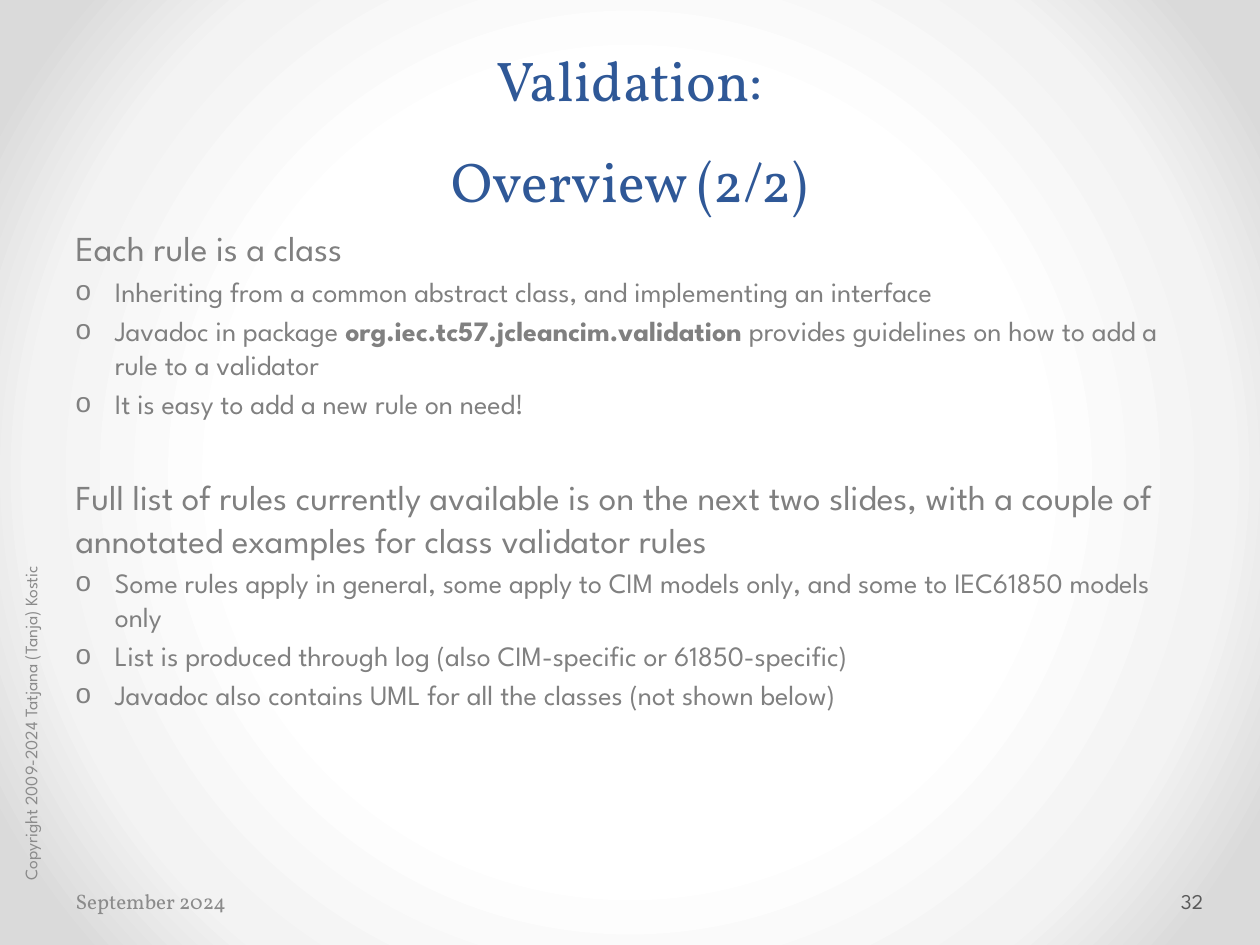
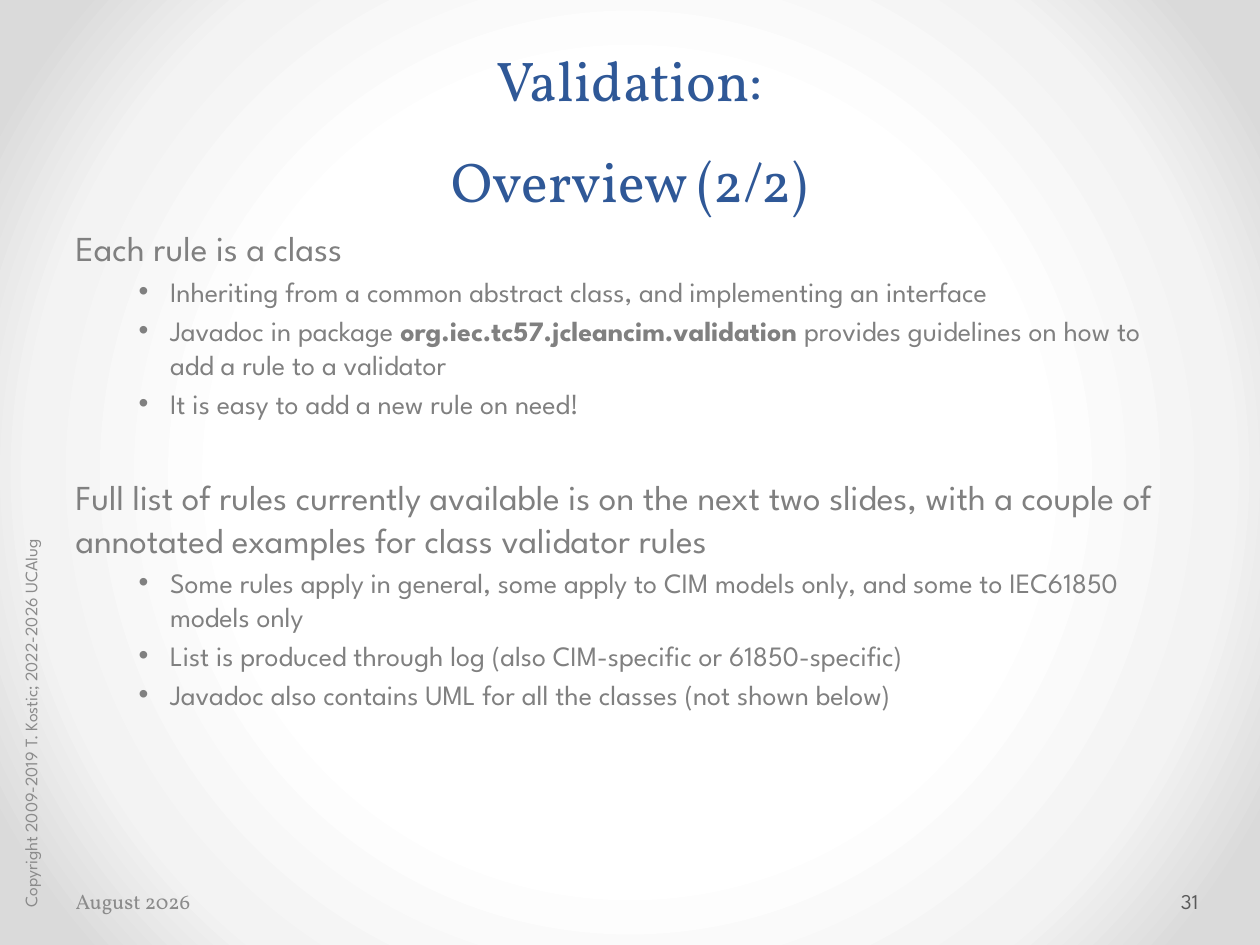
Before and after one commit to cimug-org/jCleanCim, a slide deck: slide 31 of doc/jCleanCimIntro.pptx (slide 32 before the commit). Drawn at 1260x945 pixels with LibreOffice and Linux fonts; fonts in the diff are those of the drawing. Boxes give left, top, right and bottom in pixels: in the first picture for what was removed or moved away, otherwise in the second. Text is boxed around its words. In the diff, an @@ line names an element or a change of style, - is before the commit and + after.

```diff
--- a/doc/jCleanCimIntro.pptx
+++ b/doc/jCleanCimIntro.pptx
@@ text at (x1=170, y1=282, x2=1140, y2=711): bullet o to •; list level 2 to 3 in "Inheriting from a common abstract ..."; list level 2 to 3 in "Javadoc in package org.iec.tc57.jcleancim.validation provide ..."; list level 2 to 3 in "It is easy to add ..."; list level 2 to 3 in "Some rules apply in general, ..."; list level 2 to 3 in "List is produced through log ..."; list level 2 to 3 in "Javadoc also contains UML for ..." @@
@@ text at (x1=17, y1=544, x2=43, y2=906): text changed @@
-Copyright 2009-2024 Tatjana (Tanja) Kostic
+Copyright 2009-2019 T. Kostic; 2022-2026 UCAIug
@@ text at (x1=76, y1=895, x2=191, y2=914): text changed @@
-September 2024
+August 2026
@@ page number at (x1=1181, y1=895, x2=1198, y2=909): text changed @@
-32
+31
```
Also in this commit, not shown: 75 other slides changed, 1 slide removed, 53 other files.
